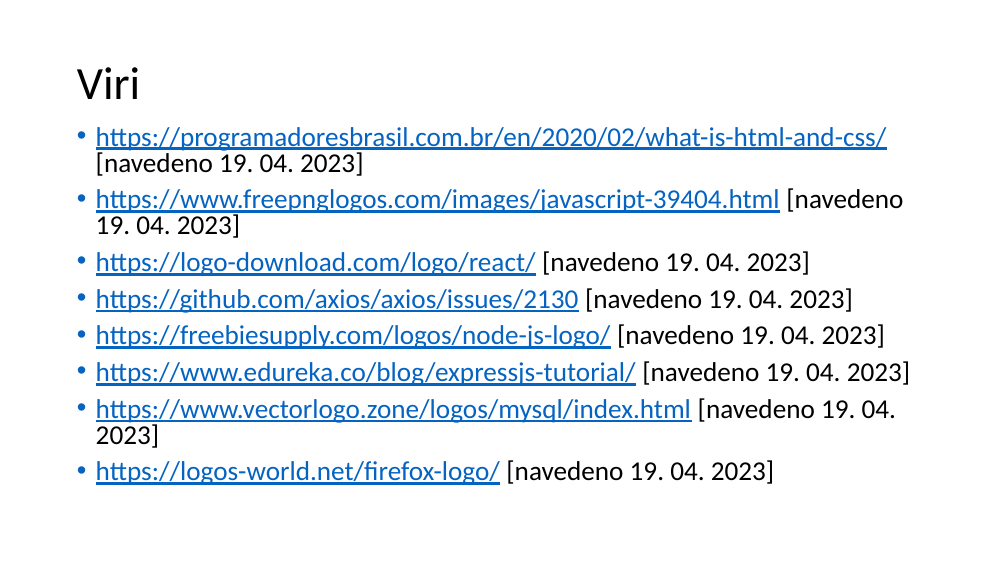
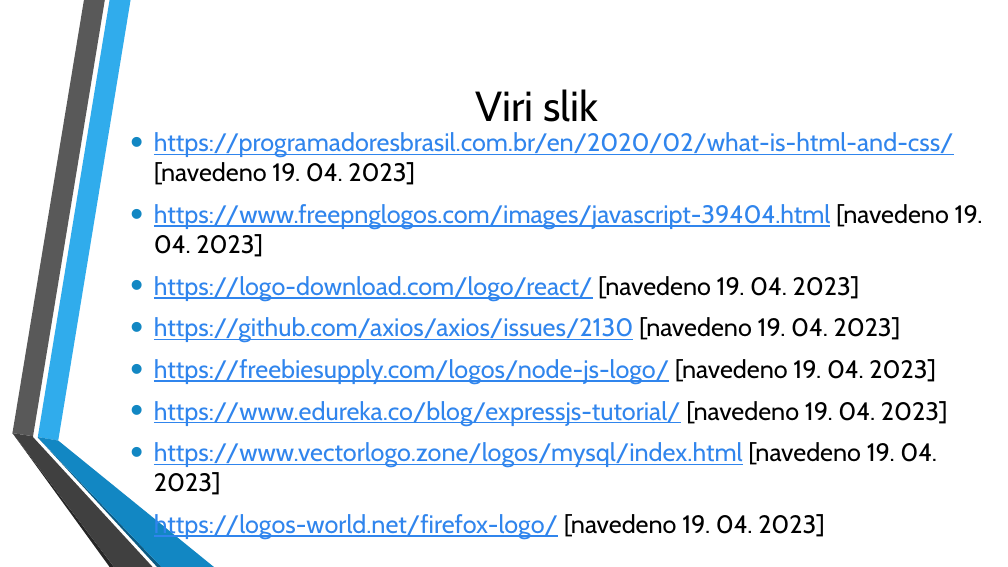
Before and after one commit to rade02/AplikacijaMatura, a slide deck: slide 7 of docs/Informacijski sistem podjetja - matura.pptx. Drawn at 1008x567 pixels with LibreOffice and Linux fonts; fonts in the diff are those of the drawing; background and template pictures are left out. Boxes give left, top, right and bottom in pixels: in the first picture for what was removed or moved away, otherwise in the second. Text is boxed around its words. In the diff, an @@ line names an element or a change of style, - is before the commit and + after.

```diff
--- a/docs/Informacijski sistem podjetja - matura.pptx
+++ b/docs/Informacijski sistem podjetja - matura.pptx
@@ title at <box>476,89,598,122</box>: text changed; size 44 to 40 pt; font Calibri to Cabin @@
-Viri
+Viri slik
@@ text "https://programadoresbrasil.com.br/en/2020/02/what-is-html-a ...": place and size @@
-text "https://programadoresbrasil.com.br/en/2020/02/what-is-html-a ..." at <box>96,127,910,485</box>
+text "https://programadoresbrasil.com.br/en/2020/02/what-is-html-a ..." at <box>154,132,983,539</box>
@@ text "https://programadoresbrasil.com.br/en/2020/02/what-is-html-a ..." at <box>154,132,983,539</box>: size 25.9 to 24 pt, font Calibri to Cabin; text colour #0563C1 to #3085ED in "https://programadoresbrasil.com.br/en/2020/02/what-is-html-a ...", "https://www.freepnglogos.com/images/javascript-39404.html", "https://logo-download.com/logo/react/", "https://github.com/axios/axios/issues/2130" and 4 more places; indent changed; line spacing 0.8 to 1; vertical alignment top to middle @@
@@ group added at <box>12,0,214,567</box>: 6 freeform shapes @@
```
Also in this commit, not shown: 6 other slides changed.
